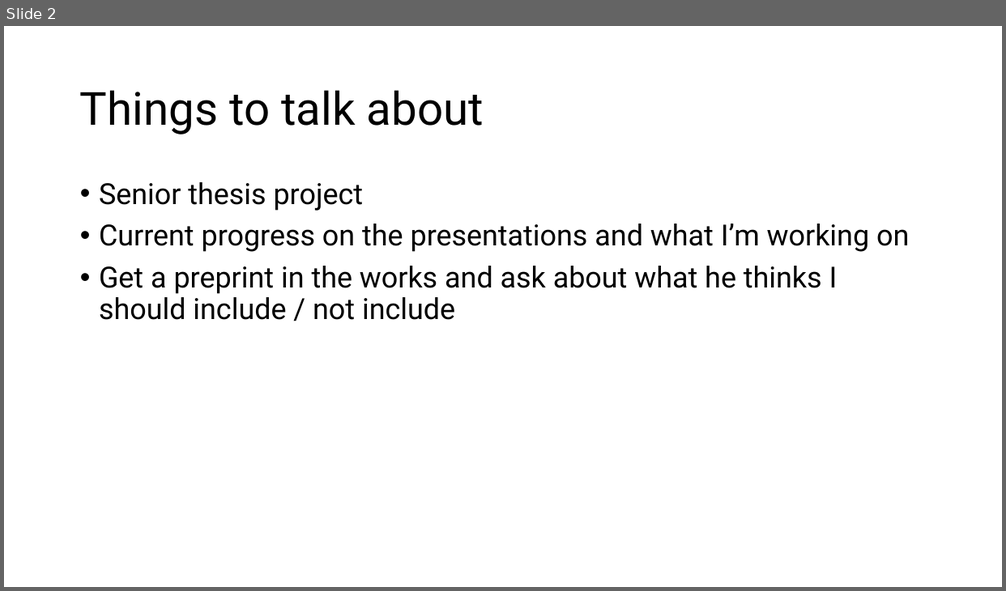
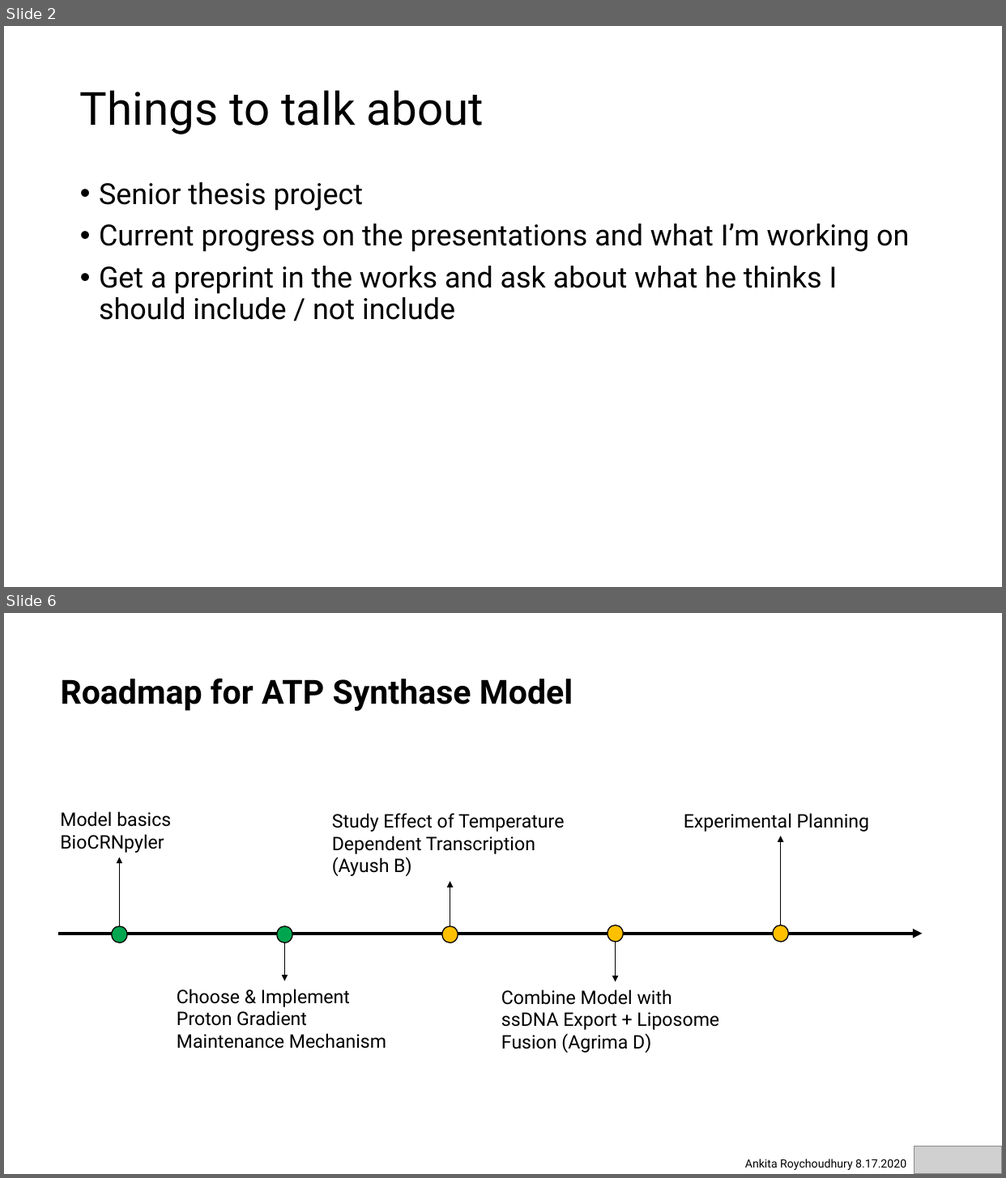
Before and after one commit to AnkitaRoychoudhury/ug_murray, a slide deck: miscellaneous/presentations/20200817_murray_mtg.pptx. Shown one above the other, each under a label of ours: slide 2 before the commit, slides 2 and 6 after it; the slides between them are not shown. The pictures are 1006x591 and 1006x1178 pixels, drawn with LibreOffice and Linux fonts; fonts in the diff are those of the drawing; grey boxes stand for pictures. Boxes give left, top, right and bottom in pixels: in the first picture for what was removed or moved away, otherwise in the second. Text is boxed around its words. In the diff, an @@ line names an element or a change of style, - is before the commit and + after.

Commit message:
working on presentations and atp synthase with ayush

```diff
--- a/miscellaneous/presentations/20200817_murray_mtg.pptx
+++ b/miscellaneous/presentations/20200817_murray_mtg.pptx
@@ slide 6 added at box(4, 613, 1002, 1174), background #FFFFFF @@
@@ title added at box(61, 678, 573, 711), 32 pt, text #000000, bold @@
+Roadmap for ATP Synthase Model
@@ group added at box(58, 811, 923, 1053): 6 arrows, 5 texts, 5 ellipses @@
+Model basics BioCRNpyler
+Choose & Implement Proton Gradient Maintenance Mechanism
+Study Effect of Temperature Dependent Transcription (Ayush B)
+Combine Model with ssDNA Export + Liposome Fusion (Agrima D)
+Experimental Planning
@@ picture added at box(914, 1146, 1002, 1174) @@
@@ text added at box(745, 1159, 906, 1170), 11 pt, text #000000 @@
+Ankita Roychoudhury 8.17.2020
```
Also in this commit, not shown: 1 slide changed, 11 other slides added, 14 other files.
